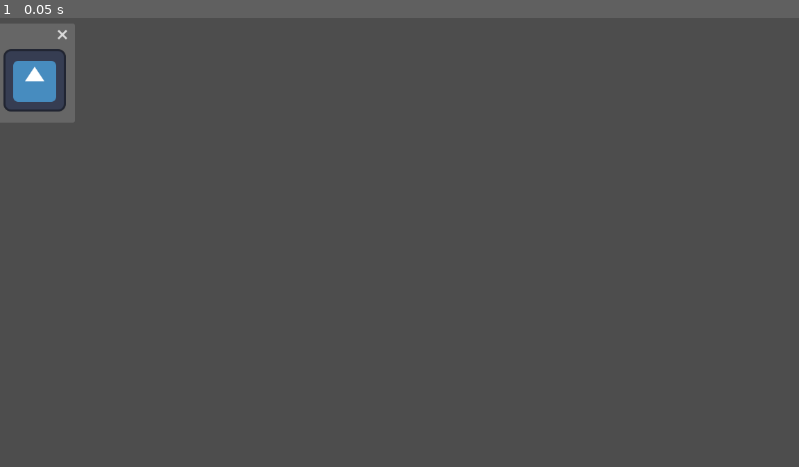
Above: before the commit, frame 1.
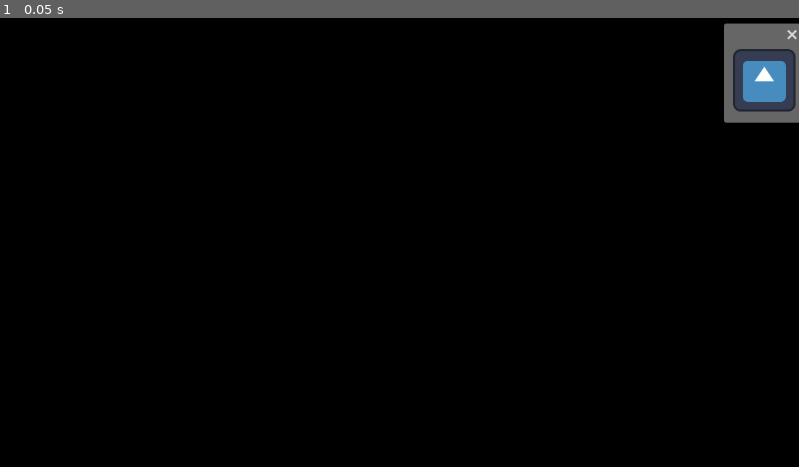
Above: after the commit, the same moment.

Repository: kayillustrations/Insectapet
Game: Godot game, scene res://windows/mini_habitat.tscn
Two runs of this game, one before a commit and one after it. Both use one fixed random seed, a clock stepped at 60 frames per second and the inputs below. The engine's default icon, where the game draws it, is replaced by a stand-in: a white triangle on a blue panel in a dark square.
Inputs:
- Up to frame 1 (0.05 s): no input

The runs differ from the first frame. In frame 1, 100% of the frame differs, in the area x 0-100%, y 0-100%.

Commit message:
debugged??

Diff:
--- a/_autoload/WindowManager.gd
+++ b/_autoload/WindowManager.gd
@@ -11,7 +11,8 @@
 	"MidR" : Vector2.ZERO,
 	"BotL" : Vector2.ZERO,
 	"BotR" : Vector2.ZERO,
-	"Center": Vector2.ZERO}
+	"Center": Vector2.ZERO
+	}
 
 func getScreenAnchors(screen_size,toolbar_size,toolbar_offset):
 	var temp_dict:Dictionary = {
@@ -21,7 +22,7 @@
 		"MidR" : Vector2 (screen_size.x-toolbar_size.x,screen_size.y/2 - 100) - toolbar_offset,
 		"BotL" : Vector2 (0,screen_size.y-toolbar_size.y),
 		"BotR" : Vector2 (screen_size.x-toolbar_size.x,screen_size.y-toolbar_size.y) - toolbar_offset,
-		"Center": Vector2(screen_size.x/2,screen_size.y/2)
+		"Center": Vector2(screen_size/2)
 	}
 	return temp_dict
 
--- a/project.godot
+++ b/project.godot
@@ -23,6 +23,8 @@
 
 [display]
 
+window/size/mode=1
+window/size/initial_position_type=0
 window/size/resizable=false
 window/size/borderless=true
 window/size/always_on_top=true
@@ -36,3 +38,23 @@
 
 theme/custom="uid://cvpq11fkdk36a"
 theme/custom_font="uid://do6g4q03tl1gj"
+
+[input]
+
+LClick={
+"deadzone": 0.2,
+"events": [Object(InputEventMouseButton,"resource_local_to_scene":false,"resource_name":"","device":-1,"window_id":0,"alt_pressed":false,"shift_pressed":false,"ctrl_pressed":false,"meta_pressed":false,"button_mask":0,"position":Vector2(0, 0),"global_position":Vector2(0, 0),"factor":1.0,"button_index":1,"canceled":false,"pressed":false,"double_click":false,"script":null)
+]
+}
+RClick={
+"deadzone": 0.2,
+"events": [Object(InputEventMouseButton,"resource_local_to_scene":false,"resource_name":"","device":-1,"window_id":0,"alt_pressed":false,"shift_pressed":false,"ctrl_pressed":false,"meta_pressed":false,"button_mask":0,"position":Vector2(0, 0),"global_position":Vector2(0, 0),"factor":1.0,"button_index":2,"canceled":false,"pressed":false,"double_click":false,"script":null)
+]
+}
+
+[rendering]
+
+renderer/rendering_method="gl_compatibility"
+renderer/rendering_method.mobile="gl_compatibility"
+environment/defaults/default_clear_color=Color(0.3, 0.3, 0.3, 0)
+viewport/transparent_background=true
--- a/resources/dragdrop/drag_drop_slot.gd
+++ b/resources/dragdrop/drag_drop_slot.gd
@@ -1,9 +1,9 @@
 extends Panel
 class_name DragDropSlot
 
-const TOOLTIP = preload("res://ui/char_tooltip.tscn")
-const DRAG_PREVIEW = preload("res://_globals/resources/dragdrop/drag_preview.tscn")
-@export var accepts_type:SignalBus.Types = 1
+var TOOLTIP
+var DRAG_PREVIEW
+@export var accepts_type = 1
 
 @onready var amount_label: Label = $Amount
 @onready var texture_rect: TextureRect = $MarginContainer/TextureRect
@@ -16,6 +16,8 @@
 var texture_folder = "res://art/chars/"
 
 func _make_custom_tooltip(for_text: String) -> Object:
+	if TOOLTIP == null:
+		return
 	var tooltip = TOOLTIP.instantiate()
 	tooltip.amounts = [current_slot.skill_lvl,current_slot.reputation_lvl]
 	return tooltip
@@ -31,7 +33,7 @@
 		amount_label.text = str("")
 
 	texture_rect.texture = icons[current_slot.item.id]
-	color_rect.modulate = SceneLoader.exports.colors_char[current_slot.item.id]
+	#color_rect.modulate = SceneLoader.exports.colors_char[current_slot.item.id]
 	#if current_slot.item != null:
 		#var temp_path = texture_folder + str(current_slot.item.data["NICKNAME"]) + "/icon.png"
 		#texture_rect.texture = load(temp_path)
@@ -42,13 +44,14 @@
 	if !canDrag || current_slot == null:
 		return
 	var data = [current_slot,self]
-	var prev = DRAG_PREVIEW.instantiate()
-	prev.size = get_child(0).size
-	prev.find_child("TextureRect").texture = texture_rect.texture
-	prev.find_child("Label").text = amount_label.text
-	prev.find_child("Offset").position = Vector2(-prev.size/2)
-	prev.connect("tree_exiting",_dropped_data)
-	set_drag_preview(prev)
+	if DRAG_PREVIEW != null:
+		var prev = DRAG_PREVIEW.instantiate()
+		prev.size = get_child(0).size
+		prev.find_child("TextureRect").texture = texture_rect.texture
+		prev.find_child("Label").text = amount_label.text
+		prev.find_child("Offset").position = Vector2(-prev.size/2)
+		prev.connect("tree_exiting",_dropped_data)
+		set_drag_preview(prev)
 	texture_rect.texture = null
 	amount_label.text = ""
 	return data
--- a/windows/full_habitat.tscn
+++ b/windows/full_habitat.tscn
@@ -3,7 +3,7 @@
 [ext_resource type="PackedScene" uid="uid://p100dnqto4hp" path="res://windows/window_base.tscn" id="1_bigu7"]
 
 [node name="FullHabitat" instance=ExtResource("1_bigu7")]
-anchor_position = "TopL"
+anchor_position = "Center"
 
 [node name="Shape" parent="." index="0"]
 polygon = PackedVector2Array(0, 0, 0, 500, 500, 500, 500, 0)
--- a/windows/mini_habitat.tscn
+++ b/windows/mini_habitat.tscn
@@ -5,7 +5,8 @@
 [ext_resource type="Texture2D" uid="uid://rwf1jiduqbqj" path="res://iconhover.svg" id="3_do3m4"]
 
 [node name="MiniHabitat" instance=ExtResource("1_jples")]
-anchor_position = "TopL"
+exclusive = false
+anchor_position = "TopR"
 
 [node name="Shape" parent="." index="0"]
 position = Vector2(0, 0)
--- a/windows/window_base.gd
+++ b/windows/window_base.gd
@@ -35,8 +35,8 @@
 
 # Called every frame. 'delta' is the elapsed time since the previous frame.
 func _process(delta: float) -> void:
-	get_window().mouse_passthrough = false
 	get_window().mouse_passthrough_polygon = $Shape.polygon
+	pass
 
 func Config():
 	if anchor_position == "":
@@ -44,3 +44,4 @@
 	else: position = anchor_dict[anchor_position]
 
 	isConfigured = true
+	print(size)
Not shown, added: art/placeholders/boxes.png.import
Binary file added: art/placeholders/coin.png
Not shown, added: art/placeholders/coin.png.import
Binary file added: art/placeholders/menu_buttons.png
Not shown, added: art/placeholders/menu_buttons.png.import
Binary file added: art/placeholders/mouse.png
Not shown, added: art/placeholders/mouse.png.import
Binary file added: art/placeholders/particles.png
Not shown, added: art/placeholders/particles.png.import
Binary file added: art/placeholders/sparkles.png
Not shown, added: art/placeholders/sparkles.png.import
